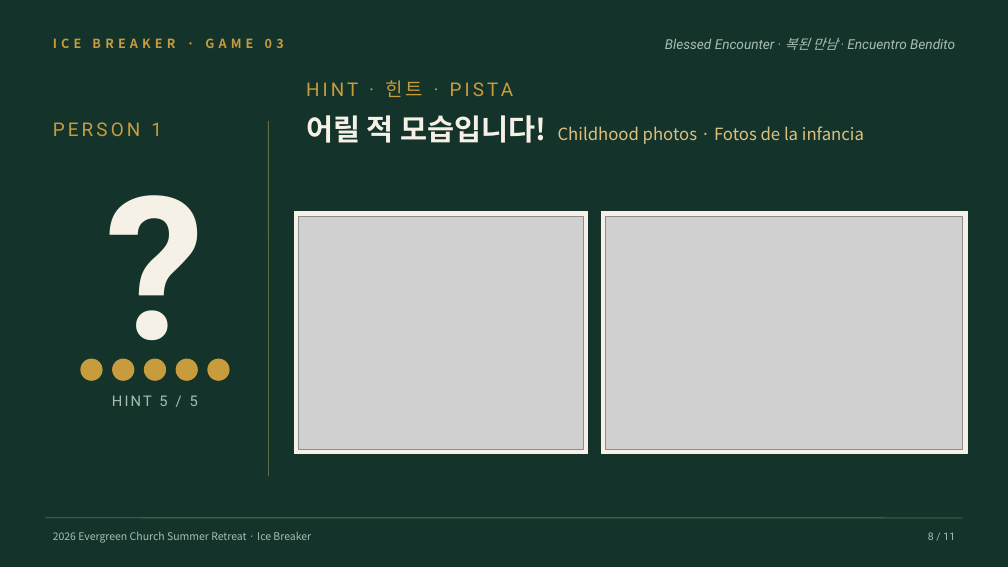
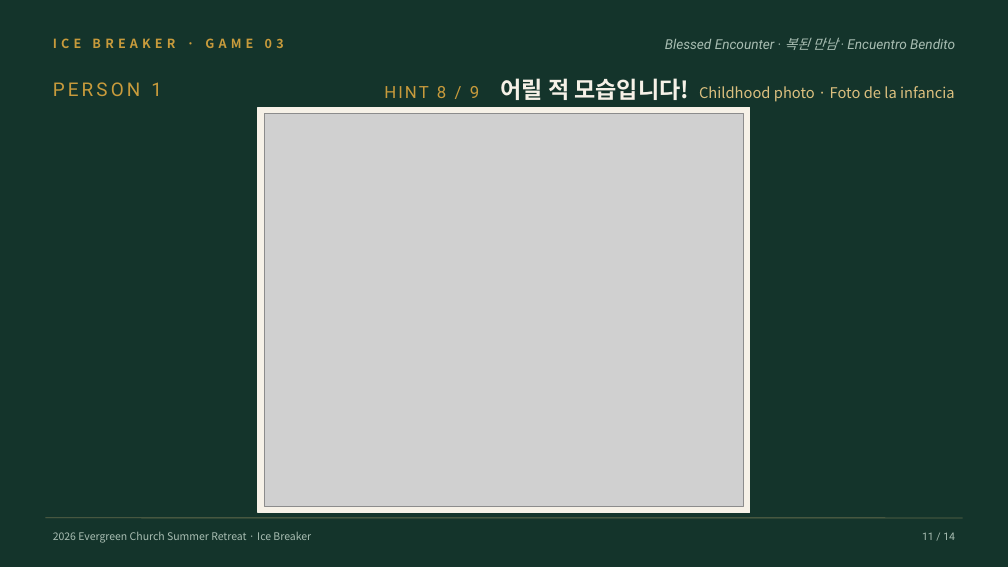
Before and after one commit to logosguru/neulpureun-retreat-2026, a slide deck: slide 11 of docs/icebreaker/icebreaker-03-whoisit.pptx (slide 8 before the commit). Drawn at 1008x567 pixels with LibreOffice and Linux fonts; fonts in the diff are those of the drawing; grey boxes stand for pictures. Boxes give left, top, right and bottom in pixels: in the first picture for what was removed or moved away, otherwise in the second. Text is boxed around its words. In the diff, an @@ line names an element or a change of style, - is before the commit and + after.

```diff
--- a/docs/icebreaker/icebreaker-03-whoisit.pptx
+++ b/docs/icebreaker/icebreaker-03-whoisit.pptx
@@ text "PERSON 1": place and size @@
-text "PERSON 1" at bbox=[53, 122, 162, 136]
+text "PERSON 1" at bbox=[53, 82, 162, 96]
@@ text removed at bbox=[306, 80, 514, 97] @@
-HINT · 힌트 · PISTA
@@ text at bbox=[384, 78, 955, 102]: text changed; size 16 to 14 pt @@
-어릴 적 모습입니다! Childhood photos · Fotos de la infancia
+HINT 8 / 9 어릴 적 모습입니다! Childhood photo · Foto de la infancia
@@ rectangle: place and size @@
-rectangle at bbox=[294, 212, 588, 454]
+rectangle at bbox=[258, 107, 750, 513]
@@ picture: place and size @@
-picture at bbox=[299, 216, 583, 449]
+picture at bbox=[264, 113, 744, 507]
@@ text removed at bbox=[45, 136, 265, 333] @@
-?
@@ line removed from (268, 121) to (268, 476) @@
@@ rectangle removed at bbox=[601, 212, 967, 454] @@
@@ picture removed at bbox=[606, 216, 963, 449] @@
@@ ellipse removed at bbox=[81, 359, 102, 380] @@
@@ ellipse removed at bbox=[113, 359, 134, 380] @@
@@ ellipse removed at bbox=[144, 359, 166, 380] @@
@@ ellipse removed at bbox=[176, 359, 197, 380] @@
@@ ellipse removed at bbox=[208, 359, 229, 380] @@
@@ text removed at bbox=[112, 395, 198, 406] @@
-HINT 5 / 5
@@ text at bbox=[922, 532, 955, 540]: text changed @@
-8 / 11
+11 / 14
```
Also in this commit, not shown: 9 other slides changed, 4 slides added, 1 slide removed, 3 other files.
